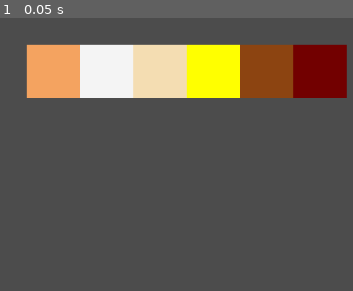
Above: before the commit, frame 1.
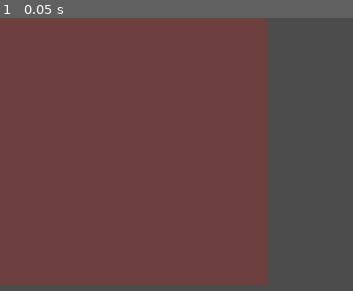
Above: after the commit, the same moment.

Repository: plutonic9/CHarm
Game: Godot game, scene res://CHarm.tscn
Same seed, same stepped clock (60 frames per second), same inputs: the game is played once before the commit and once after it.
Inputs:
- Up to frame 1 (0.05 s): no input

The runs differ from the first frame. In frame 1, 78% of the frame differs, in the area x 0-99%, y 0-98%.
Error after the commit: Invalid set index 'color' (on base: 'null instance') with value of type 'String'. (res://Tiles.gd:17)

Commit message:
Add tiles

Diff:
--- a/CHarm.gd
+++ b/CHarm.gd
@@ -29,12 +29,12 @@
 	plants["rock"] = Color(0.55, 0.27, 0.07, 1)
 	plants["dead"] = Color(0.45, 0, 0, 1 )
 
-	$Dirt.color = plants["dirt"]
-	$Rice.color = plants["rice"]
-	$Wheat.color = plants["wheat"]
-	$Corn.color = plants["corn"]
-	$Rock.color = plants["rock"]
-	$Dead.color = plants["dead"]
+#	$Dirt.color = plants["dirt"]
+#	$Rice.color = plants["rice"]
+#	$Wheat.color = plants["wheat"]
+#	$Corn.color = plants["corn"]
+#	$Rock.color = plants["rock"]
+#	$Dead.color = plants["dead"]
 
 #	field.append = {Vector2(0,0): {"type": "dirt"}}
 #
--- a/CHarm.tscn
+++ b/CHarm.tscn
@@ -1,11 +1,16 @@
-[gd_scene load_steps=2 format=2]
+[gd_scene load_steps=3 format=2]
 
 [ext_resource path="res://CHarm.gd" type="Script" id=1]
+[ext_resource path="res://Field.gd" type="Script" id=2]
 
 [node name="CHarm" type="Node2D"]
 script = ExtResource( 1 )
 
-[node name="Dirt" type="ColorRect" parent="."]
+[node name="Field" type="Node" parent="."]
+script = ExtResource( 2 )
+
+[node name="Dirt" type="ColorRect" parent="Field"]
+visible = false
 margin_left = 50.0
 margin_top = 50.0
 margin_right = 150.0
@@ -14,7 +19,8 @@
 "_edit_use_anchors_": false
 }
 
-[node name="Rice" type="ColorRect" parent="."]
+[node name="Rice" type="ColorRect" parent="Field"]
+visible = false
 margin_left = 150.0
 margin_top = 50.0
 margin_right = 250.0
@@ -23,7 +29,8 @@
 "_edit_use_anchors_": false
 }
 
-[node name="Wheat" type="ColorRect" parent="."]
+[node name="Wheat" type="ColorRect" parent="Field"]
+visible = false
 margin_left = 250.0
 margin_top = 50.0
 margin_right = 350.0
@@ -32,7 +39,8 @@
 "_edit_use_anchors_": false
 }
 
-[node name="Corn" type="ColorRect" parent="."]
+[node name="Corn" type="ColorRect" parent="Field"]
+visible = false
 margin_left = 350.0
 margin_top = 50.0
 margin_right = 450.0
@@ -41,7 +49,8 @@
 "_edit_use_anchors_": false
 }
 
-[node name="Rock" type="ColorRect" parent="."]
+[node name="Rock" type="ColorRect" parent="Field"]
+visible = false
 margin_left = 450.0
 margin_top = 50.0
 margin_right = 550.0
@@ -50,7 +59,8 @@
 "_edit_use_anchors_": false
 }
 
-[node name="Dead" type="ColorRect" parent="."]
+[node name="Dead" type="ColorRect" parent="Field"]
+visible = false
 margin_left = 550.0
 margin_top = 50.0
 margin_right = 650.0
--- /dev/null
+++ b/DirtTile.gd
@@ -0,0 +1,16 @@
+extends Node2D
+
+export var alive : bool = false
+export var generation : int = 0
+export var matures : int = 10
+export var remaining : int = 10
+
+
+# Called when the node enters the scene tree for the first time.
+func _ready():
+	pass # Replace with function body.
+
+
+# Called every frame. 'delta' is the elapsed time since the previous frame.
+#func _process(delta):
+#	pass
--- /dev/null
+++ b/Field.gd
@@ -0,0 +1,38 @@
+extends Node
+
+
+# Declare member variables here. Examples:
+# var a = 2
+# var b = "text"
+
+var Tile = preload("res://Tiles.tscn") # Will load when parsing the script.
+
+
+
+# Called when the node enters the scene tree for the first time.
+func _ready():
+	var field = []
+
+	for col in range(5):
+		field.append([])
+		for row in range(5):
+			var type: String
+			if (col % 2 == 0):
+				type = 'dirt'
+			else:
+				type = 'rock'
+
+			var tile = Tile.instance()
+			tile.set_type(type)
+			tile.position = Vector2(col * 100, row * 100)
+			add_child(tile)
+
+
+
+	# for array(8) { for array(8) { addChild(new Tile('dirt') }
+	pass # Replace with function body.
+
+
+# Called every frame. 'delta' is the elapsed time since the previous frame.
+#func _process(delta):
+#	pass
--- /dev/null
+++ b/Tiles.gd
@@ -0,0 +1,22 @@
+extends Node2D
+
+
+# Declare member variables here. Examples:
+# var a = 2
+# var b = "text"
+
+export var tileType: String = 'dirt'
+
+# Called when the node enters the scene tree for the first time.
+func _ready():
+	pass
+
+func set_type(newType : String):
+	tileType = newType
+	if (newType == 'dirt'):
+		$ColorRect.color = 'blah'
+
+
+# Called every frame. 'delta' is the elapsed time since the previous frame.
+#func _process(delta):
+#	pass
--- /dev/null
+++ b/Tiles.tscn
@@ -0,0 +1,63 @@
+[gd_scene load_steps=3 format=2]
+
+[ext_resource path="res://Tiles.gd" type="Script" id=1]
+[ext_resource path="res://DirtTile.gd" type="Script" id=2]
+
+[node name="Tiles" type="Node2D"]
+script = ExtResource( 1 )
+
+[node name="Dirt" type="Node2D" parent="."]
+script = ExtResource( 2 )
+
+[node name="ColorRect" type="ColorRect" parent="Dirt"]
+margin_right = 100.0
+margin_bottom = 100.0
+color = Color( 0.737255, 0.160784, 0.160784, 1 )
+__meta__ = {
+"_edit_use_anchors_": false
+}
+
+[node name="Wheat" type="Node2D" parent="."]
+script = ExtResource( 2 )
+matures = 5
+
+[node name="ColorRect" type="ColorRect" parent="Wheat"]
+margin_right = 100.0
+margin_bottom = 100.0
+color = Color( 0.760784, 0.811765, 0.141176, 1 )
+__meta__ = {
+"_edit_use_anchors_": false
+}
+
+[node name="Rock" type="Node2D" parent="."]
+script = ExtResource( 2 )
+
+[node name="ColorRect" type="ColorRect" parent="Rock"]
+margin_right = 100.0
+margin_bottom = 100.0
+color = Color( 0.435294, 0.25098, 0.25098, 1 )
+__meta__ = {
+"_edit_use_anchors_": false
+}
+
+[node name="Rice" type="Node2D" parent="."]
+script = ExtResource( 2 )
+
+[node name="ColorRect" type="ColorRect" parent="Rice"]
+margin_right = 100.0
+margin_bottom = 100.0
+color = Color( 0.0862745, 0.164706, 0.678431, 1 )
+__meta__ = {
+"_edit_use_anchors_": false
+}
+
+[node name="Corn" type="Node2D" parent="."]
+script = ExtResource( 2 )
+
+[node name="ColorRect" type="ColorRect" parent="Corn"]
+margin_right = 100.0
+margin_bottom = 100.0
+color = Color( 0.435294, 0.25098, 0.25098, 1 )
+__meta__ = {
+"_edit_use_anchors_": false
+}
